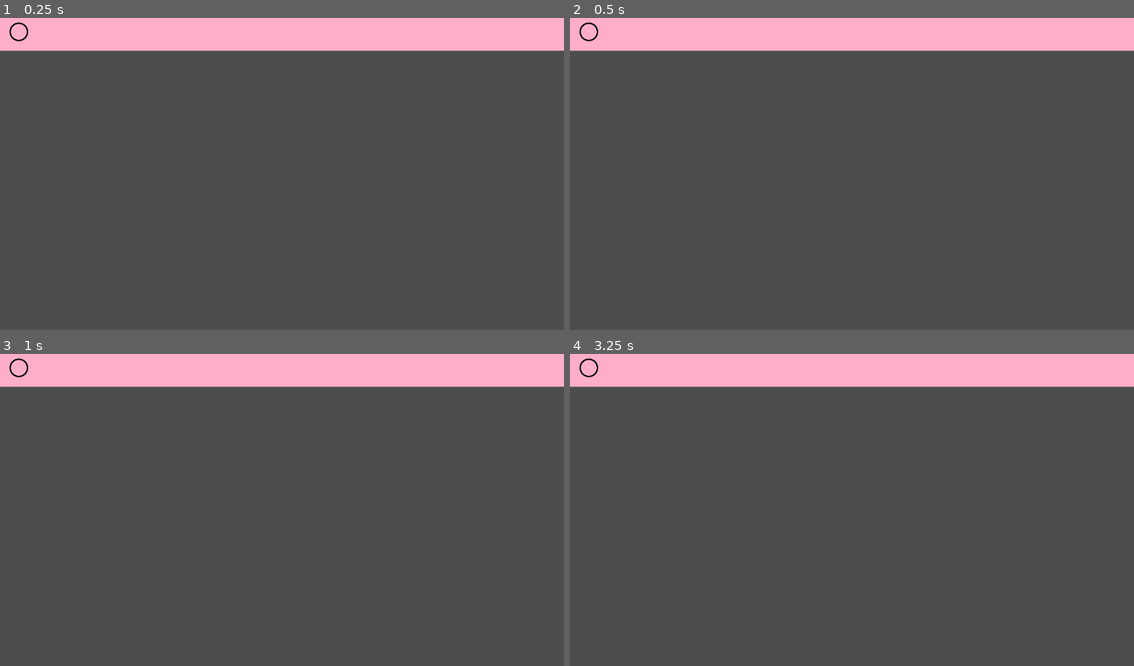
Above: before the commit, frames 1-4 (two rows, left to right).
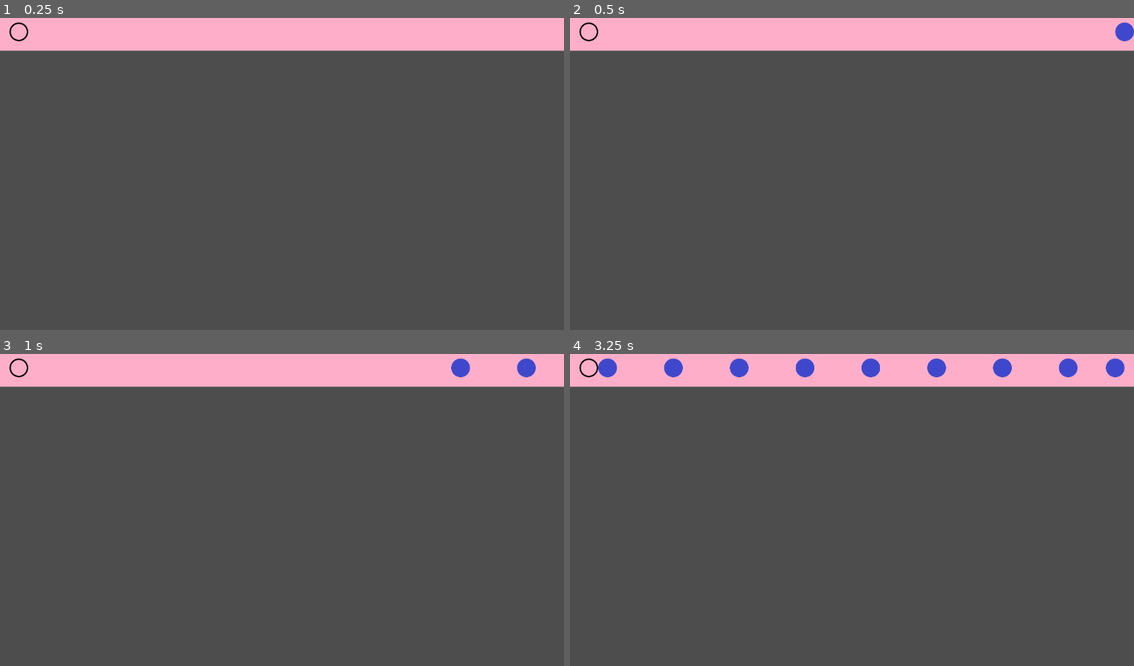
Above: after the commit, the same moments.

Repository: Hawkrex/ProjectRhythmCity-BbqJam25
Game: Godot game, scene res://Scenes/RhythmGame.tscn
The game is run twice, just before and just after one commit, with the same random seed, the same clock (stepped at 60 frames per second) and the same inputs. Sound files missing from this copy of the repository are replaced by a short silence.
Inputs:
- Up to frame 1 (0.25 s): no input
- Up to frame 2 (0.5 s): no input
- Up to frame 3 (1 s): tap Down (NoteInput) at 0.6 s
- Up to frame 4 (3.25 s): tap Down (NoteInput) at 1.35, 2.1, 2.85 s

Frame 1 is identical in both runs. In frame 2, 0.2% of the frame differs, in the area x 96-100%, y 1-8%; in frame 3, 0.3%; in frame 4, 1.5%, in the area x 5-99%, y 1-8%.

Commit message:
Created notes generation (Note appears too late and too many notes at the end)

Diff:
--- a/GodotProject/Scenes/RhythmGame.tscn
+++ b/GodotProject/Scenes/RhythmGame.tscn
@@ -1,12 +1,19 @@
-[gd_scene load_steps=5 format=3 uid="uid://dnmrwkkirdyoh"]
+[gd_scene load_steps=7 format=3 uid="uid://dnmrwkkirdyoh"]
 
 [ext_resource type="Script" path="res://Scenes/rhythm_game.gd" id="1_70u67"]
 [ext_resource type="Texture2D" uid="uid://bnkq6ng7m7cvp" path="res://Assets/Sprites/RhythmBarFrame.png" id="1_l336q"]
+[ext_resource type="PackedScene" uid="uid://bp08xou7xvml3" path="res://Scenes/RhythmGameControls/conductor.tscn" id="2_7h4d0"]
 [ext_resource type="PackedScene" uid="uid://ckafxo2papx13" path="res://Scenes/RhythmGameControls/Target.tscn" id="2_rh3uo"]
+[ext_resource type="AudioStream" uid="uid://drd8335d57puv" path="res://Songs/BubbleTrouble.wav" id="3_gwfqb"]
 [ext_resource type="Texture2D" uid="uid://dl0c0bj3hhssa" path="res://Assets/Sprites/Target.png" id="3_qeaul"]
 
 [node name="Main" type="Node2D"]
 script = ExtResource("1_70u67")
+beatsBeforeStart = 9
+
+[node name="Conductor" parent="." instance=ExtResource("2_7h4d0")]
+stream = ExtResource("3_gwfqb")
+songBPM = 180
 
 [node name="Frame" type="Sprite2D" parent="."]
 position = Vector2(960, 64)
@@ -19,3 +26,5 @@
 [node name="TargetSprite" type="Sprite2D" parent="Target"]
 scale = Vector2(0.5, 0.5)
 texture = ExtResource("3_qeaul")
+
+[connection signal="beatSignal" from="Conductor" to="." method="_on_conductor_beat_signal"]
--- a/GodotProject/Scenes/RhythmGameControls/conductor.gd
+++ b/GodotProject/Scenes/RhythmGameControls/conductor.gd
@@ -11,7 +11,7 @@
 var songPositionInBeats := 0
 var previousSongPositionInBeats := 0
 
-signal beatSignal(position)
+signal beatSignal(position: int)
 
 # Called when the node enters the scene tree for the first time.
 func _ready() -> void:
--- a/GodotProject/Scenes/rhythm_game.gd
+++ b/GodotProject/Scenes/rhythm_game.gd
@@ -1,11 +1,26 @@
 extends Node2D
 
+@onready var target: Node2D = $Target
+@onready var conductor: AudioStreamPlayer = $Conductor
+
+@export var beatsBeforeStart: int
+
+var note = preload("res://Scenes/RhythmGameControls/Note.tscn")
 
 # Called when the node enters the scene tree for the first time.
 func _ready() -> void:
-	pass # Replace with function body.
+	conductor.play_with_beat_offset(beatsBeforeStart)
 
 
 # Called every frame. 'delta' is the elapsed time since the previous frame.
 func _process(delta: float) -> void:
 	pass
+
+
+func _on_conductor_beat_signal(position: int) -> void:
+	var note_instance = note.instantiate()
+	note_instance.global_position = target.global_position
+	note_instance.global_position.x += 1920
+	note_instance.speed = 1920 / (conductor.secondsPerBeat * beatsBeforeStart)
+
+	add_child(note_instance)
Not shown, added: GodotProject/Songs/BubbleTrouble.wav.import
Not shown, added: GodotProject/Songs/BubbleTrouble.wav
Not shown, removed: GodotProject/Songs/null
Not shown, added: RawAssets/BubbleTrouble.wav
